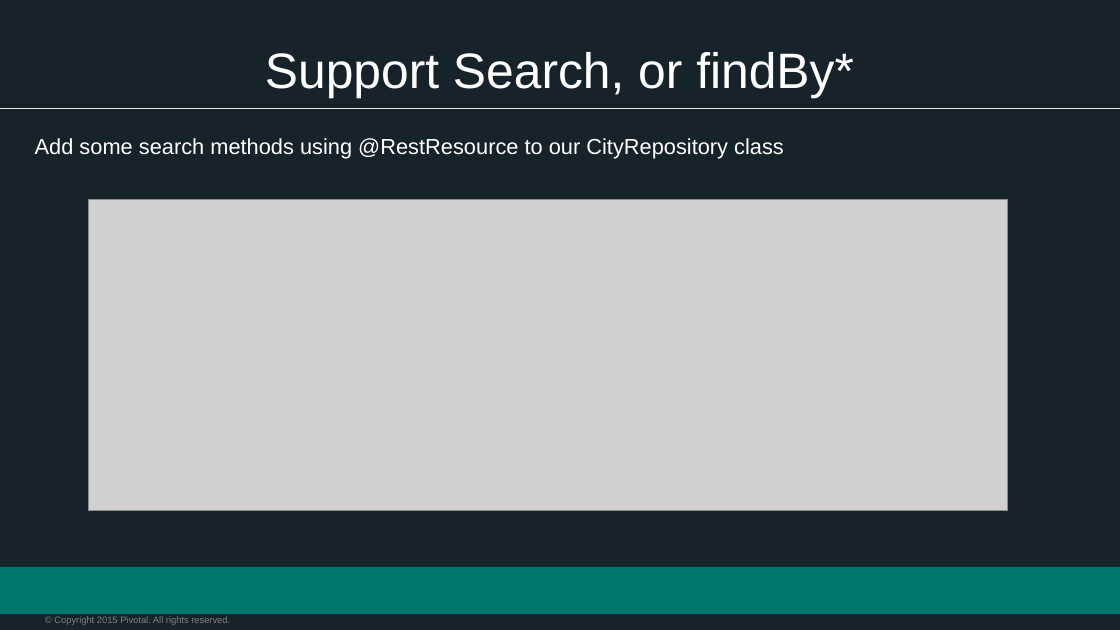
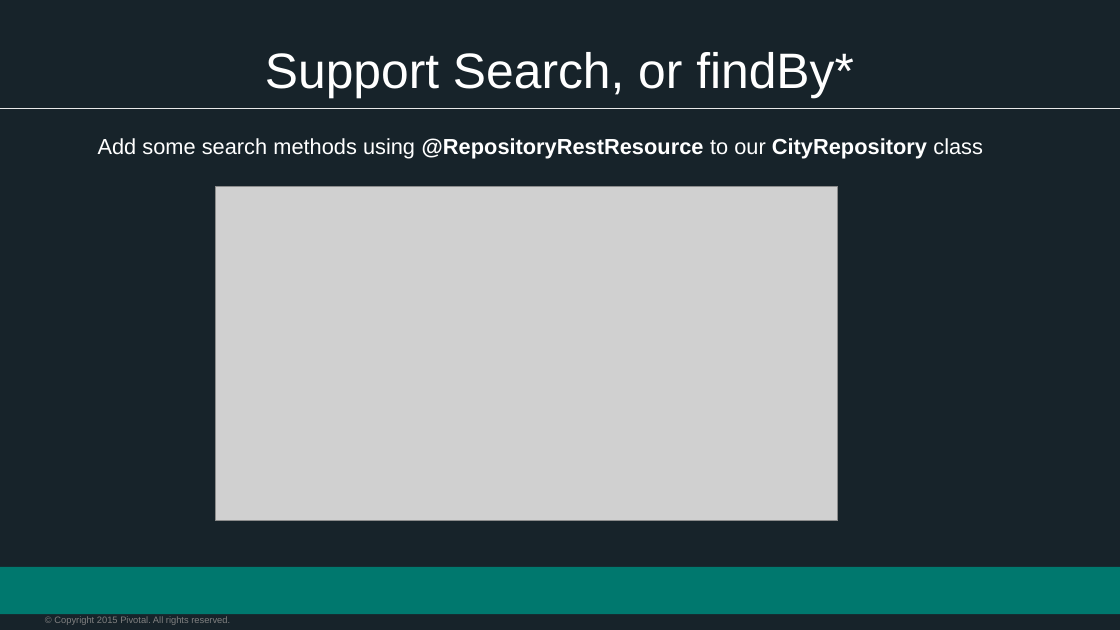
Before and after one commit to vmware-archive/devops-workshop, a slide deck: slide 7 of presentations/102 - Intro to Spring Boot/Session_3_Polyglot_Persist.pptx. Drawn at 1120x630 pixels with LibreOffice and Linux fonts; fonts in the diff are those of the drawing; grey boxes stand for pictures; background and template pictures are left out. Boxes give left, top, right and bottom in pixels: in the first picture for what was removed or moved away, otherwise in the second. Text is boxed around its words. In the diff, an @@ line names an element or a change of style, - is before the commit and + after.

Commit message:
Updated presentations, solutions codebase and labs instructions * Update build.gradle references of compile to implementation * Update screenshots in presentations * Regenerate lab guide (PDF format) * Update service discovery examples per suggestions from Aaron Wood * Other content updates

```diff
--- a/presentations/102 - Intro to Spring Boot/Session_3_Polyglot_Persist.pptx
+++ b/presentations/102 - Intro to Spring Boot/Session_3_Polyglot_Persist.pptx
@@ text at <box>98,138,983,158</box>: text changed; bold on @@
-Add some search methods using @RestResource to our CityRepository class
+Add some search methods using @RepositoryRestResource to our CityRepository class
@@ picture: place and size @@
-picture at <box>88,199,1008,511</box>
+picture at <box>215,187,838,521</box>
```
Also in this commit, not shown: 3 other slides changed, 12 other files.
